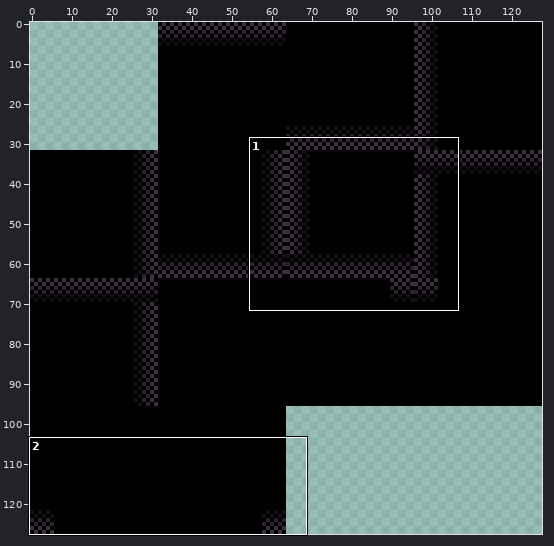
A sprite sheet gets an edit: CasaDesDiamantes/sprites/voidBackground_spr/3e4c2e60-a8b4-476b-8b32-949cd7469ac7.png. The picture above shows the old version from afar; the outline marks the close-up.
Close-up. Old version:
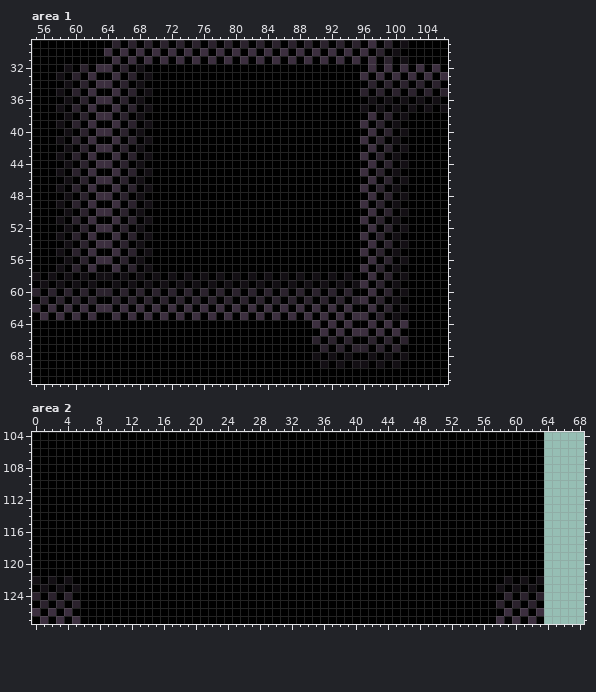
The file is 128x128 pixels. Shown: area 1: x 55..106, y 29..71; area 2: x 0..68, y 104..127. The commit also changed other parts of the picture, which this record leaves out.
New version:
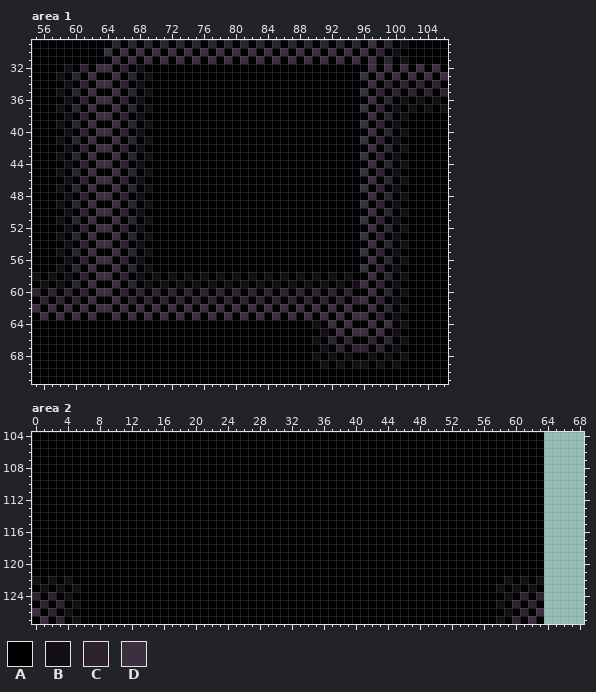
Palette (. is transparent): A #000000  B #130f14  C #2b222d  D #3c2f3f
The exact change:
{"where": "area 1"}
{"y":34,"x":97,"old":"C","new":"D"}
{"y":35,"x":96,"old":"C","new":"D"}
{"y":36,"x":97,"old":"B","new":"D"}
{"y":36,"x":99,"old":"B","new":"C"}
{"y":37,"x":96,"old":"B","new":"D"}
{"y":37,"x":98,"old":"B","new":"C"}
{"y":58,"x":61,"old":"B","new":"C"}
{"y":58,"x":63,"old":"BB","new":"DD"}
{"y":58,"x":66,"old":"B","new":"C"}
{"y":59,"x":60,"old":"B","new":"C"}
{"y":59,"x":62,"old":"B","new":"D"}
{"y":59,"x":65,"old":"B","new":"D"}
{"y":59,"x":67,"old":"B","new":"C"}
{"y":60,"x":63,"old":"CC","new":"DD"}
{"y":61,"x":62,"old":"C","new":"D"}
{"y":61,"x":65,"old":"C","new":"D"}
{"y":64,"x":90,"old":"D","new":"B"}
{"y":64,"x":101,"old":"D","new":"B"}
{"y":65,"x":91,"old":"D","new":"B"}
{"y":65,"x":100,"old":"D","new":"B"}
{"y":66,"x":90,"old":"C","new":"B"}
{"y":66,"x":101,"old":"C","new":"B"}
{"y":67,"x":91,"old":"C","new":"B"}
{"y":67,"x":100,"old":"C","new":"B"}
{"where": "area 2"}
{"y":124,"x":4,"old":"C","new":"B"}
{"y":124,"x":59,"old":"C","new":"B"}
{"y":125,"x":5,"old":"C","new":"B"}
{"y":125,"x":58,"old":"C","new":"B"}
{"y":126,"x":2,"old":"D","new":"C"}
{"y":126,"x":4,"old":"D","new":"B"}
{"y":126,"x":59,"old":"D","new":"B"}
{"y":126,"x":61,"old":"D","new":"C"}
{"y":127,"x":3,"old":"D","new":"C"}
{"y":127,"x":5,"old":"D","new":"B"}
{"y":127,"x":58,"old":"D","new":"B"}
{"y":127,"x":60,"old":"D","new":"C"}
